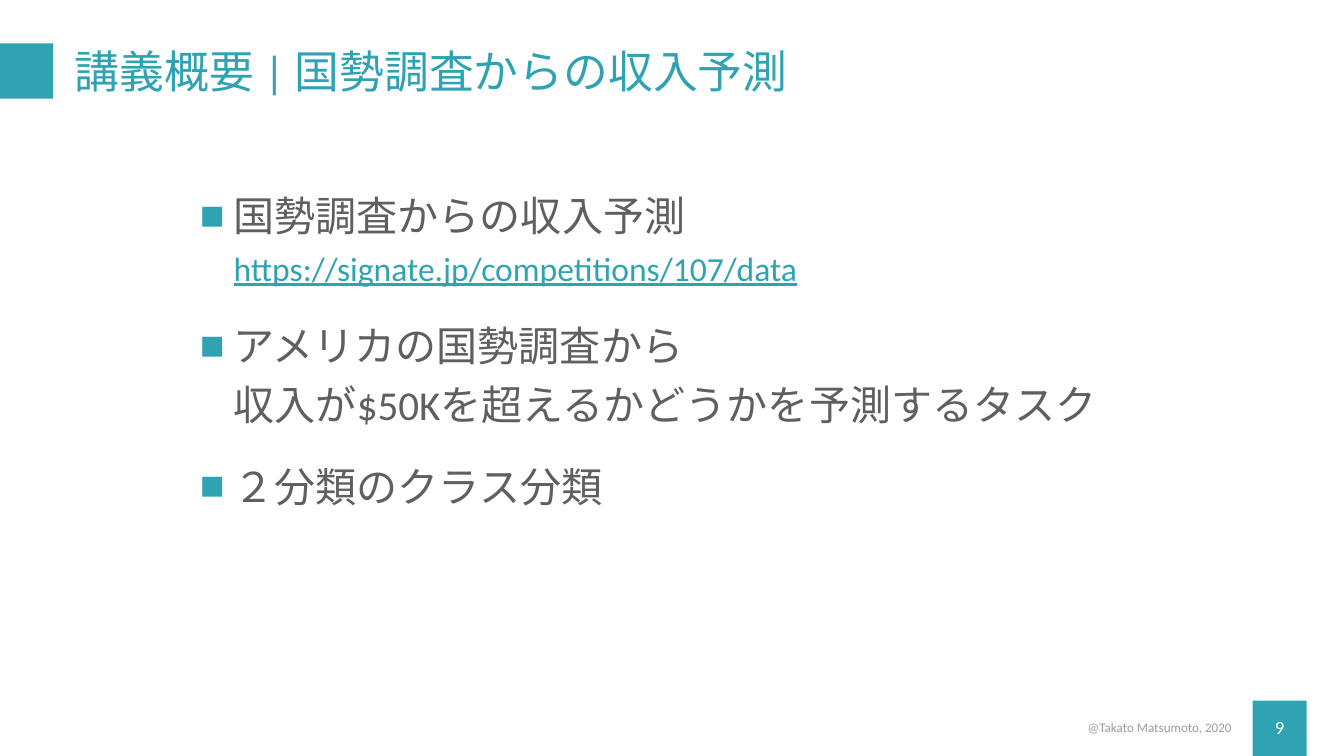
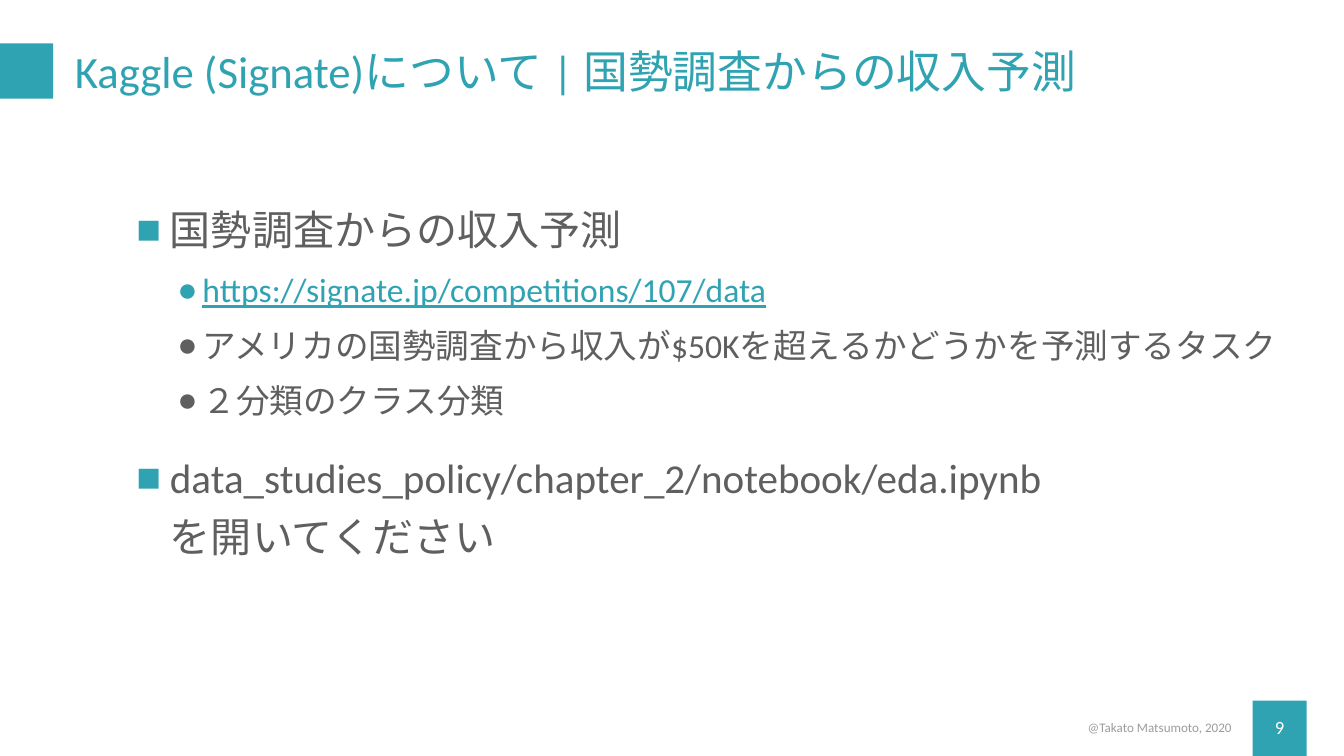
Before and after one commit to TakatoMatsumoto/data_policy_studies, a slide deck: slide 9 of chapter_2/pptx/1_intro.pptx. Drawn at 1344x756 pixels with LibreOffice and Linux fonts; fonts in the diff are those of the drawing. Boxes give left, top, right and bottom in pixels: in the first picture for what was removed or moved away, otherwise in the second. Text is boxed around its words. In the diff, an @@ line names an element or a change of style, - is before the commit and + after.

```diff
--- a/chapter_2/pptx/1_intro.pptx
+++ b/chapter_2/pptx/1_intro.pptx
@@ title at (75,50,1076,96): text changed @@
-講義概要 | 国勢調査からの収入予測
+Kaggle (Signate)について | 国勢調査からの収入予測
@@ text "国勢調査からの収入予測": place and size @@
-text "国勢調査からの収入予測" at (234,196,1097,506)
+text "国勢調査からの収入予測" at (170,210,1276,556)
@@ text at (170,210,1276,362): text changed; size 44 to 36 pt @@
-■ 国勢調査からの収入予測 https://signate.jp/competitions/107/data
-■ アメリカの国勢調査から
-  収入が$50Kを超えるかどうかを予測するタスク
+■ 国勢調査からの収入予測
+  ● https://signate.jp/competitions/107/data
+  ● アメリカの国勢調査から収入が$50Kを超えるかどうかを予測するタスク
@@ text at (202,385,504,416): size 44 to 36 pt in "２分類のクラス分類"; bullet ■ to ●; list level 1 to 2 in "２分類のクラス分類" @@
@@ text at (170,464,1041,556): paragraph added @@
+■ data_studies_policy/chapter_2/notebook/eda.ipynb
+  を開いてください
```
Also in this commit, not shown: 10 other slides changed, 1 slide added, 1 slide removed, 30 other files.
